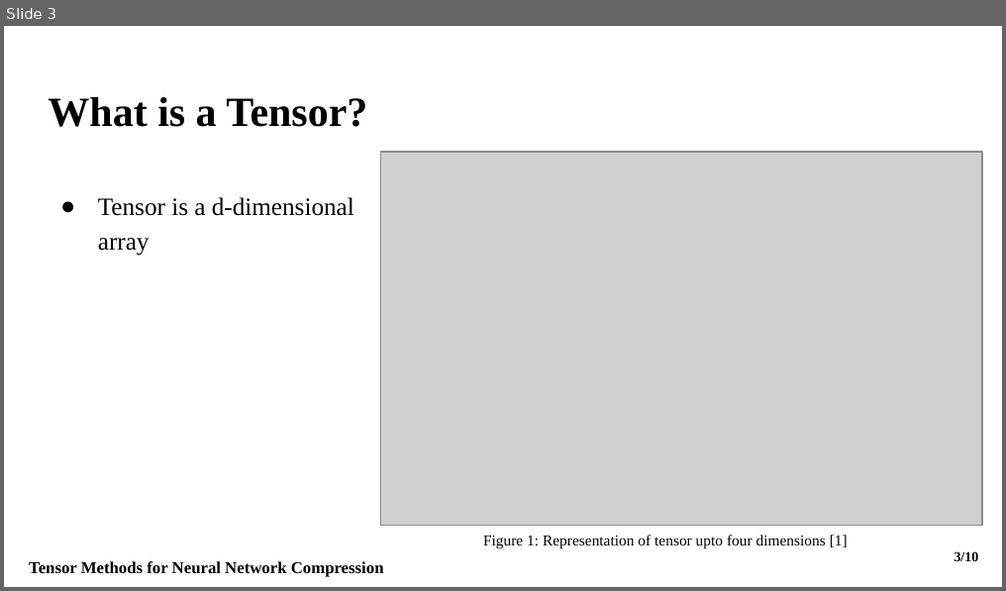
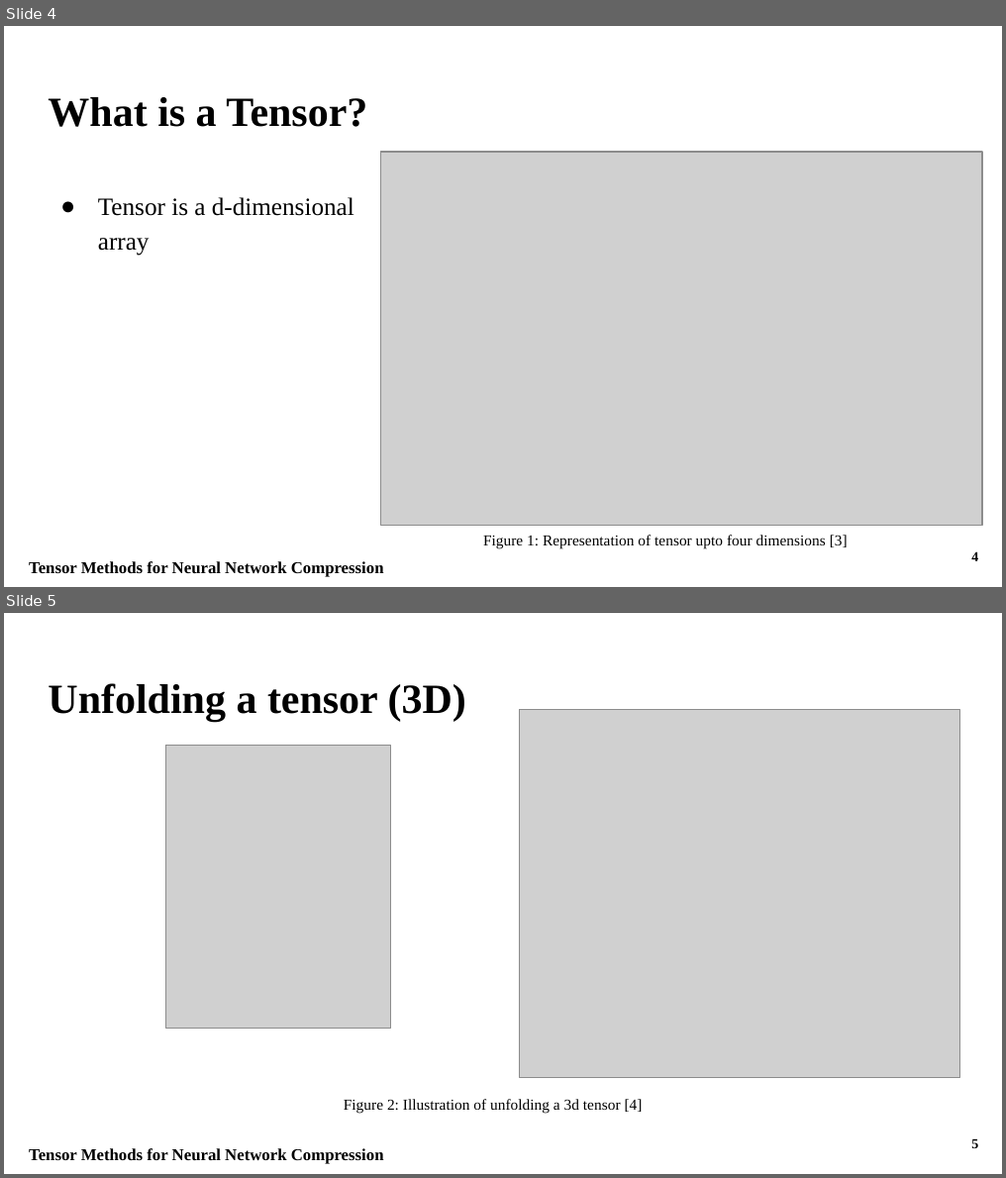
Before and after one commit to Fraunhofer-SCAI/canonical-cnn, a slide deck: Presentation/Fraunhofer_Presentation.pptx. Shown one above the other, each under a label of ours: slide 3 before the commit, slides 4 and 5 after it. The pictures are 1006x591 and 1006x1178 pixels, drawn with LibreOffice and Linux fonts; fonts in the diff are those of the drawing; grey boxes stand for pictures. Boxes give left, top, right and bottom in pixels: in the first picture for what was removed or moved away, otherwise in the second. Text is boxed around its words. In the diff, an @@ line names an element or a change of style, - is before the commit and + after.

```diff
--- a/Presentation/Fraunhofer_Presentation.pptx
+++ b/Presentation/Fraunhofer_Presentation.pptx
@@ slide 5 added at (4, 613, 1002, 1174), background #FFFFFF @@
@@ title added at (48, 683, 466, 721), 30 pt, text #000000, bold @@
+Unfolding a tensor (3D)
@@ picture added at (520, 710, 961, 1078) @@
@@ picture added at (165, 746, 391, 1029) @@
@@ text added at (344, 1099, 643, 1114), 11 pt, text #000000 @@
+Figure 2: Illustration of unfolding a 3d tensor [4]
@@ page number added at (971, 1140, 978, 1149), 10 pt, text #000000, bold @@
+5
@@ text added at (29, 1149, 384, 1164), 12 pt, text #000000, bold @@
+Tensor Methods for Neural Network Compression
@@ what was slide 3 is now slide 4 @@
@@ slide 4 changed as well @@
@@ text at (483, 535, 847, 550): text changed @@
-Figure 1: Representation of tensor upto four dimensions [1]
+Figure 1: Representation of tensor upto four dimensions [3]
@@ page number at (971, 552, 978, 562): text changed @@
-3/10
+4
```
Also in this commit, not shown: 8 other slides changed, 5 other slides added, 1 other file.
